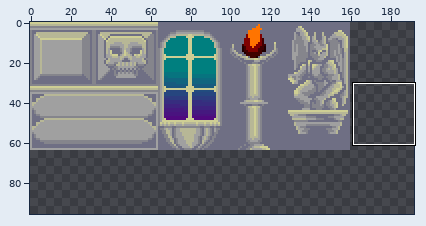
Edited in one commit: sprite sheet (Main/Assets/Piso.png). Above, an overview of the earlier version with the close-up marked.
Close-up. Before:
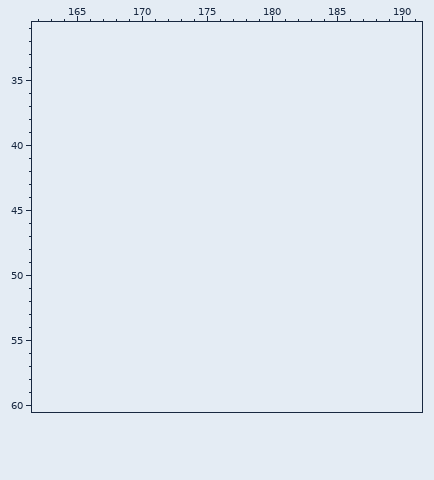
The file is 160x64 pixels. Colours within 5 levels of each other are drawn and written as one. Shown: x 162..191, y 31..60. The old version is drawn lined up with the new one, on the new canvas. The commit also changed other parts of the picture, which this record leaves out.
Palette (. is transparent): 
And afterwards:
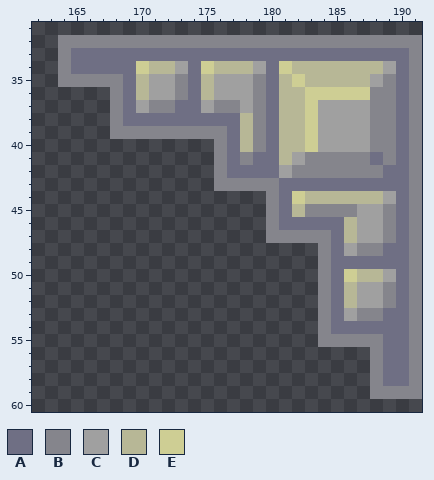
Colours new in this view: A #6f6f84  B #85858c  C #a0a0a0  D #b7b796  E #cece94
The exact change:
canvas 160x64 -> 192x96
Changed rows in their new state; - is an unchanged pixel.
first column x 164:
32 BBBBBBBBBBBBBBBBBBBBBBBBBBBB
33 BAAAAAAAAAAAAAAAAAAAAAAAAAAB
34 BAAAAAEDDCAEDDDCAEDDDDDDDCAB
35 BBBBBADCCBADCCCBADEDDDDDCBAB
36 ----BADCCBADCCCBADDEEEEEBBAB
37 ----BACBBAACBBCBADDECCCCBBAB
38 ----BAAAAAAAAADBADDECCCCBBAB
39 ----BBBBBBBBBADBADDECCCCBBAB
40 ------------BADBADDECCCCBBAB
41 ------------BABAADCBBBBBABAB
42 ------------BAAAACBBBBBBBAAB
43 ------------BBBBBAAAAAAAAAAB
44 ----------------BAEDDDDDDCAB
45 ----------------BADBBBBCCBAB
46 ----------------BAAAAADCCBAB
47 ----------------BBBBBADCCBAB
48 --------------------BACBBAAB
49 --------------------BAAAAAAB
50 --------------------BAEDDCAB
51 --------------------BADCCBAB
52 --------------------BADCCBAB
53 --------------------BACBBAAB
54 --------------------BAAAAAAB
55 --------------------BBBBBAAB
56 ------------------------BAAB
57 ------------------------BAAB
58 ------------------------BAAB
59 ------------------------BBBB
Boxes around the changes in both close-ups, in picture pixels (x1, y1, x2, y2):
added: (58, 35, 422, 399)
